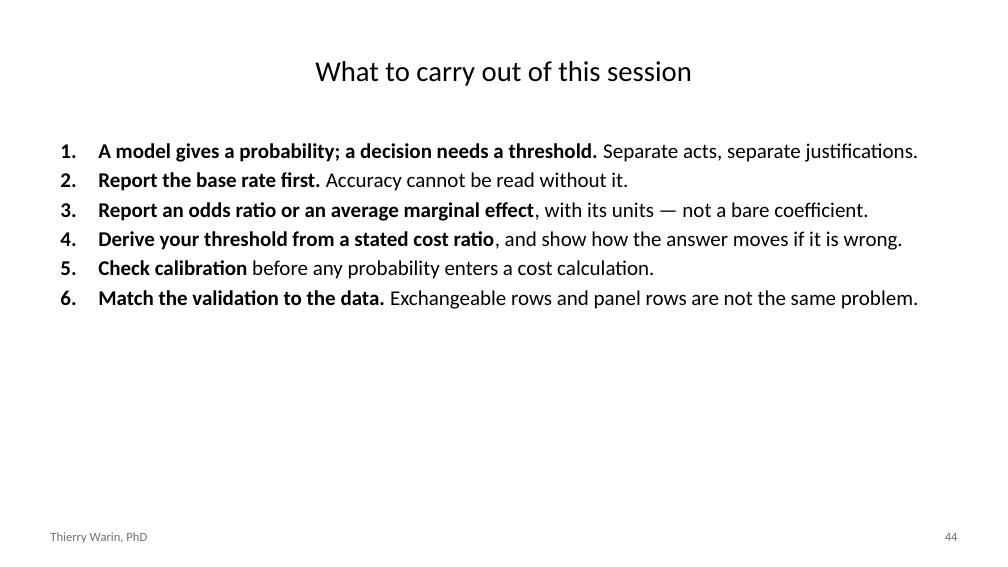
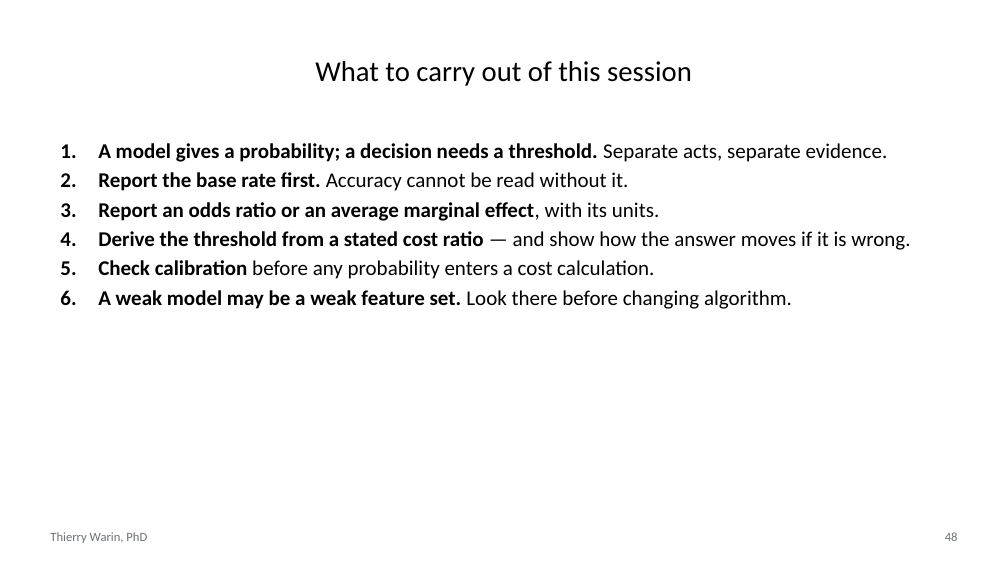
Before and after one commit to warint/quantitative-methods, a slide deck: slide 48 of 06-classification-logistic-and-penalised/slides.pptx (slide 44 before the commit). Drawn at 1008x567 pixels with LibreOffice and Linux fonts; fonts in the diff are those of the drawing. Boxes give left, top, right and bottom in pixels: in the first picture for what was removed or moved away, otherwise in the second. Text is boxed around its words. In the diff, an @@ line names an element or a change of style, - is before the commit and + after.

```diff
--- a/06-classification-logistic-and-penalised/slides.pptx
+++ b/06-classification-logistic-and-penalised/slides.pptx
@@ text at box(98, 143, 888, 162): text changed @@
-1. A model gives a probability; a decision needs a threshold. Separate acts, separate justifications.
+1. A model gives a probability; a decision needs a threshold. Separate acts, separate evidence.
@@ text at box(98, 202, 910, 250): text changed @@
-3. Report an odds ratio or an average marginal effect, with its units — not a bare coefficient.
-4. Derive your threshold from a stated cost ratio, and show how the answer moves if it is wrong.
+3. Report an odds ratio or an average marginal effect, with its units.
+4. Derive the threshold from a stated cost ratio — and show how the answer moves if it is wrong.
@@ text at box(98, 290, 792, 309): text changed @@
-6. Match the validation to the data. Exchangeable rows and panel rows are not the same problem.
+6. A weak model may be a weak feature set. Look there before changing algorithm.
@@ page number at box(945, 532, 958, 541): text changed @@
-44
+48
```
Also in this commit, not shown: 20 other slides changed, 24 slides added, 20 slides removed, 3 other files.
